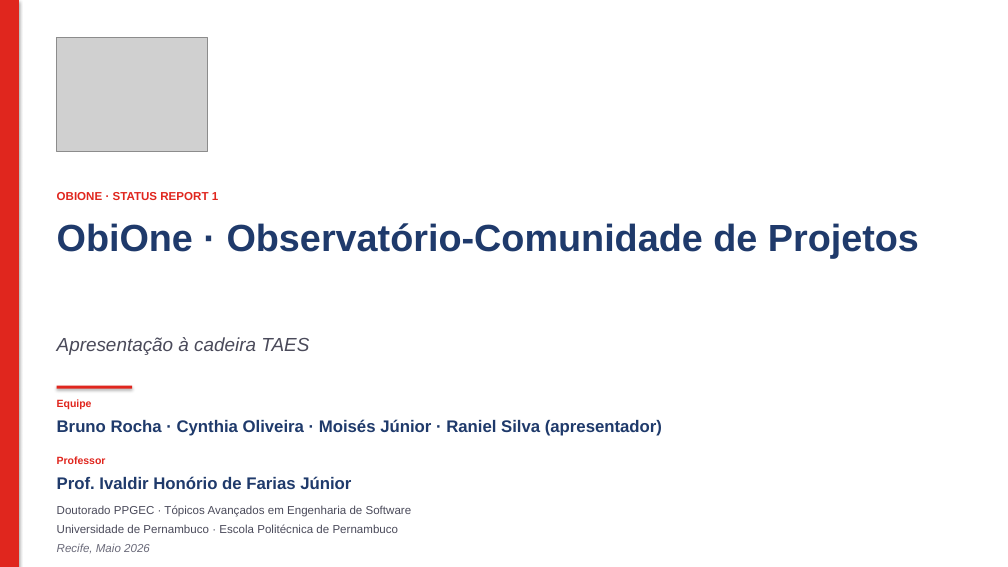
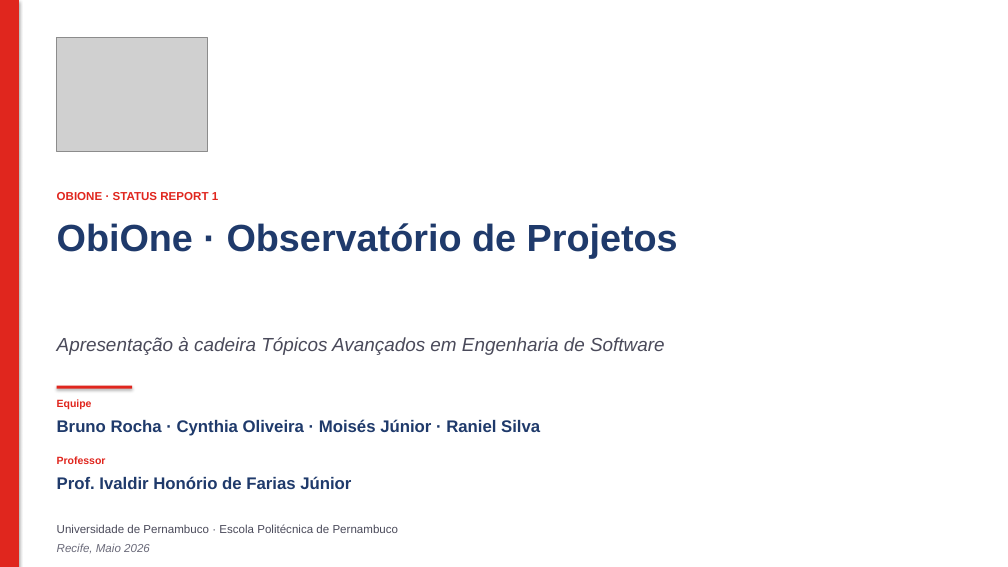
Before and after one commit to raniel90/obione, a slide deck: slide 1 of atividades/apresentacoes/sr1_2026-05-22.pptx. Drawn at 1008x567 pixels with LibreOffice and Linux fonts; fonts in the diff are those of the drawing; grey boxes stand for pictures. Boxes give left, top, right and bottom in pixels: in the first picture for what was removed or moved away, otherwise in the second. Text is boxed around its words. In the diff, an @@ line names an element or a change of style, - is before the commit and + after.

```diff
--- a/atividades/apresentacoes/sr1_2026-05-22.pptx
+++ b/atividades/apresentacoes/sr1_2026-05-22.pptx
@@ text at box(57, 223, 678, 259): text changed @@
-ObiOne · Observatório-Comunidade de Projetos
+ObiOne · Observatório de Projetos
@@ text at box(57, 337, 665, 355): text changed @@
-Apresentação à cadeira TAES
+Apresentação à cadeira Tópicos Avançados em Engenharia de Software
@@ text at box(57, 419, 540, 436): text changed @@
-Bruno Rocha · Cynthia Oliveira · Moisés Júnior · Raniel Silva (apresentador)
+Bruno Rocha · Cynthia Oliveira · Moisés Júnior · Raniel Silva
@@ text removed at box(57, 505, 412, 517) @@
-Doutorado PPGEC · Tópicos Avançados em Engenharia de Software
```
Also in this commit, not shown: 6 other slides changed, 1 slide added, 4 other files.
